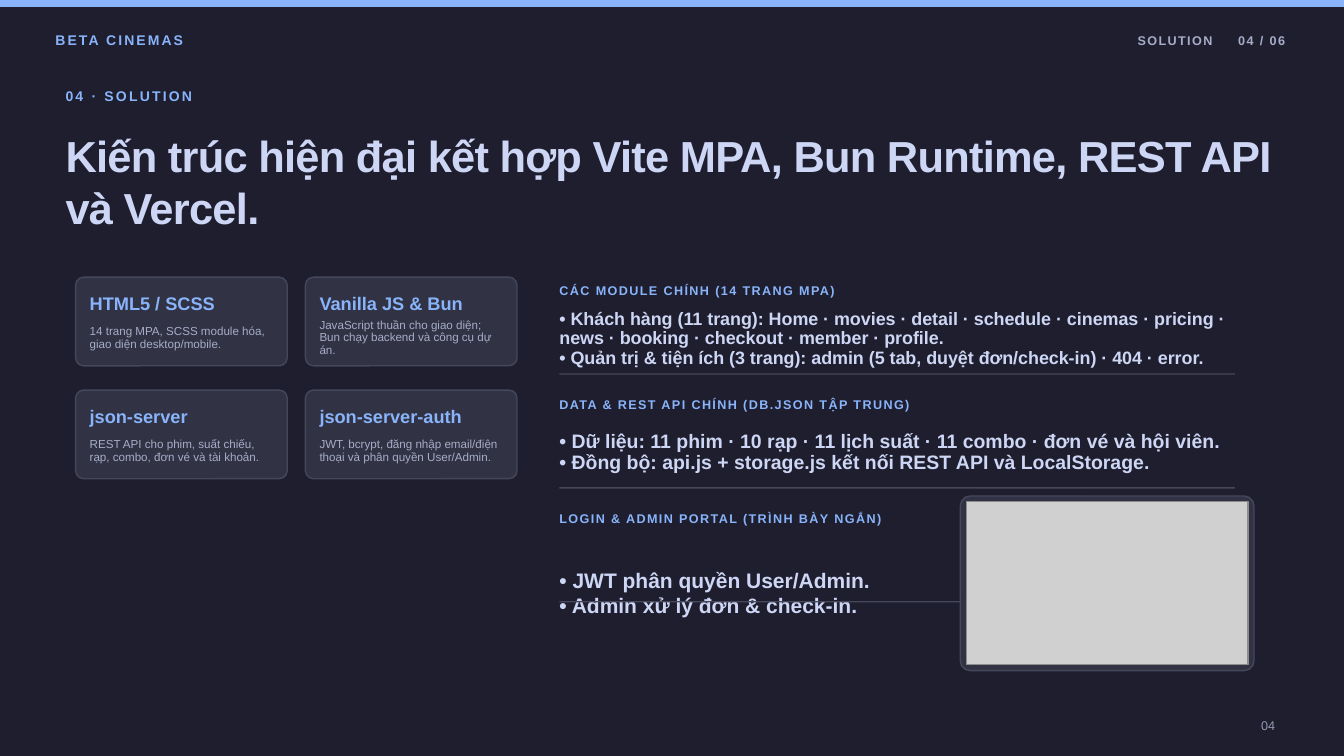
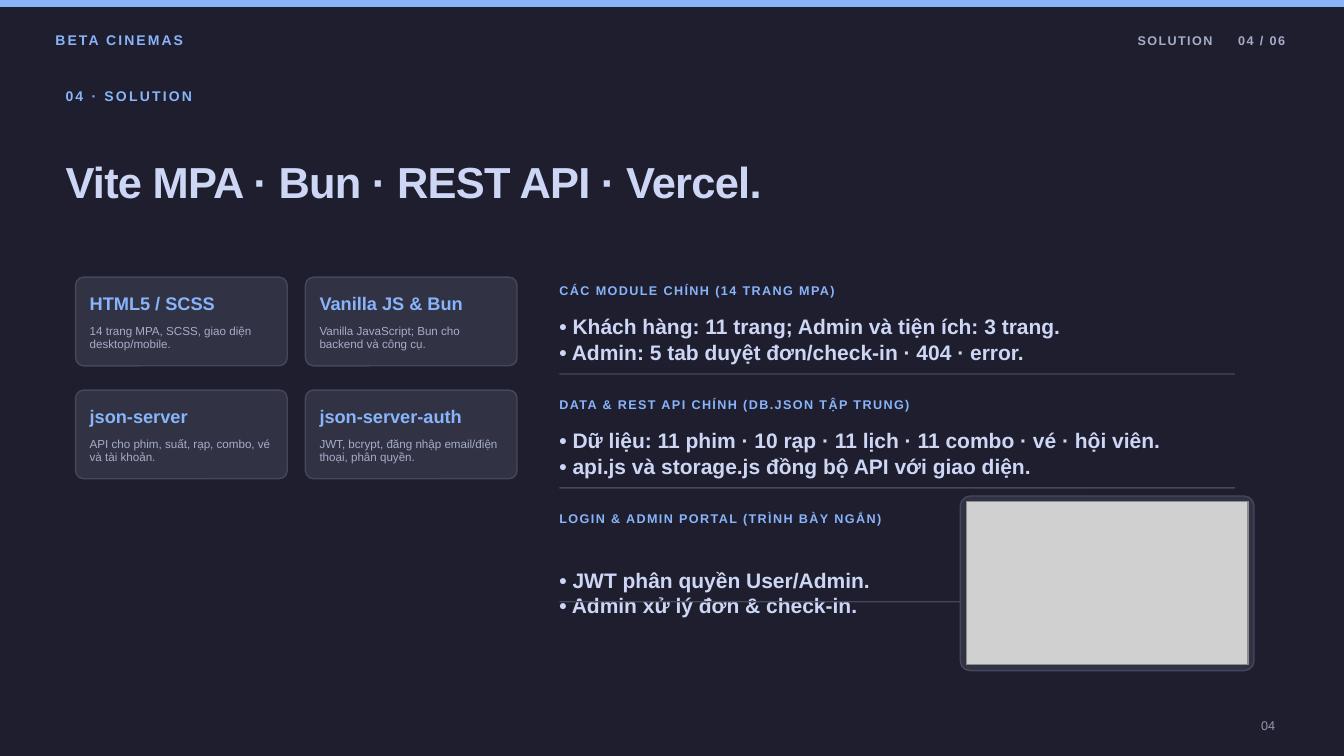
Before and after one commit to AsakiYuki/web2064-fa26, a slide deck: slide 4 of Beta-Cinemas-Presentation.odp. Drawn at 1344x756 pixels with LibreOffice and Linux fonts; fonts in the diff are those of the drawing; grey boxes stand for pictures. Boxes give left, top, right and bottom in pixels: in the first picture for what was removed or moved away, otherwise in the second. Text is boxed around its words. In the diff, an @@ line names an element or a change of style, - is before the commit and + after.

Commit message:
docs(presentation): reduce slide text

```diff
--- a/Beta-Cinemas-Presentation.odp
+++ b/Beta-Cinemas-Presentation.odp
@@ text at (66, 166, 761, 199): text changed @@
-Kiến trúc hiện đại kết hợp Vite MPA, Bun Runtime, REST API và Vercel.
+Vite MPA · Bun · REST API · Vercel.
@@ text at (90, 326, 251, 350): text changed @@
-14 trang MPA, SCSS module hóa, giao diện desktop/mobile.
+14 trang MPA, SCSS, giao diện desktop/mobile.
@@ text at (320, 326, 460, 351): text changed @@
-JavaScript thuần cho giao diện; Bun chạy backend và công cụ dự án.
+Vanilla JavaScript; Bun cho backend và công cụ.
@@ text at (572, 318, 1060, 364): text changed; size 12.8 to 15 pt @@
-• Khách hàng (11 trang): Home · movies · detail · schedule · cinemas · pricing · news · booking · checkout · member · profile.
-• Quản trị & tiện ích (3 trang): admin (5 tab, duyệt đơn/check-in) · 404 · error.
+• Khách hàng: 11 trang; Admin và tiện ích: 3 trang.
+• Admin: 5 tab duyệt đơn/check-in · 404 · error.
@@ text at (90, 439, 270, 461): text changed @@
-REST API cho phim, suất chiếu, rạp, combo, đơn vé và tài khoản.
+API cho phim, suất, rạp, combo, vé và tài khoản.
@@ text at (320, 439, 498, 464): text changed @@
-JWT, bcrypt, đăng nhập email/điện thoại và phân quyền User/Admin.
+JWT, bcrypt, đăng nhập email/điện thoại, phân quyền.
@@ text at (573, 432, 1160, 478): text changed; size 13.9 to 15 pt @@
-• Dữ liệu: 11 phim · 10 rạp · 11 lịch suất · 11 combo · đơn vé và hội viên.
-• Đồng bộ: api.js + storage.js kết nối REST API và LocalStorage.
+• Dữ liệu: 11 phim · 10 rạp · 11 lịch · 11 combo · vé · hội viên.
+• api.js và storage.js đồng bộ API với giao diện.
```
Also in this commit, not shown: 5 other slides changed.
